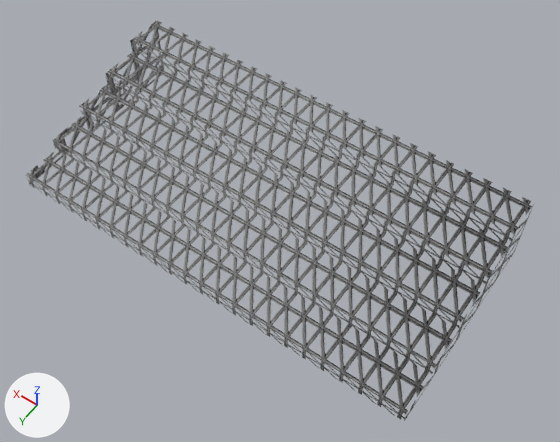
One commit to the FBX model Assets/XanaBuilder Assets/Models/ARC/06FutsalModular/ARC0610025_Base02/ARC0610025.fbx: the scene before it, then after it.
Before and after are seen from a camera (50 mm lens) standing at (-9.94, 12.97, 20.69) and looking at (-0.86, 0.26, 0.71). The lights are fixed; the arrows at lower left show +X, +Y and +Z. Where no turn or scale is listed for an object, it has been applied to the vertices.

Script lines for the objects in view, before the commit:
```python
mat_mtarc0610025_placemode = principled_material('mtARC0610025_PlaceMode')
mat_mtarc0610025_placemode.texture = img_txarc0610025_diffuse_png  # with its transparency
me_mesh = bpy.data.meshes.new('Mesh')
me_mesh.from_pydata(...)  # 63 vertices, 50 faces; spans x -7.5..7.5, y -3.6..3.6, z 0.0..2.5
me_mesh.materials.append(mat_mtarc0610025_placemode)  # picture img_txarc0610025_diffuse_png
ob_smarc0610025 = bpy.data.objects.new('smARC0610025', me_mesh)
ob_smarc0610025.location = (0.0, 0.0, 0.0)
```
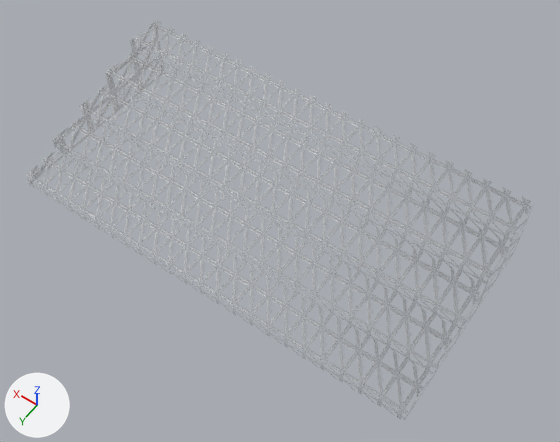
Boxes [x1, y1, x2, y2] around the edits, measured in the pictures (560 x 442 px):
'smARC0610025', surface changed: [26, 20, 534, 421] in both

Diff of the bpy script that builds the scene:
```diff
--- a/Assets/XanaBuilder Assets/Models/ARC/06FutsalModular/ARC0610025_Base02/ARC0610025.fbx.py
+++ b/Assets/XanaBuilder Assets/Models/ARC/06FutsalModular/ARC0610025_Base02/ARC0610025.fbx.py
@@ img_txarc0610025_diffuse_png @@
-img_txarc0610025_diffuse_png = load_image('txARC0610025_Diffuse.png', '_unpacked/txARC0610025_Diffuse.png', 1024, 1024, 'sRGB')
+img_txarc0610025_diffuse_png = load_image('txARC0610025_Diffuse.png', 'txARC0610025_Diffuse.png', 1024, 1024, 'Non-Color')
@@ mat_mtarc0610025_placemode @@
 n2 = _N.new('ShaderNodeTexImage'); n2.name = 'Image Texture'
 n0 = _N.new('ShaderNodeBsdfPrincipled'); n0.name = 'Principled BSDF'
 n2.image = img_txarc0610025_diffuse_png
+n3 = _N.new('ShaderNodeTexImage'); n3.name = 'Image Texture.001'
+n3.image = img_txarc0610025_diffuse_png
 _L.new(n2.outputs[0], n0.inputs[0])  # 'Color' to 'Base Color'
-_L.new(n2.outputs[1], n0.inputs[4])  # 'Alpha' to 'Alpha'
 _L.new(n0.outputs[0], n1.inputs[0])  # 'BSDF' to 'Surface'
+_L.new(n3.outputs[0], n0.inputs[4])  # 'Color' to 'Alpha'
```
